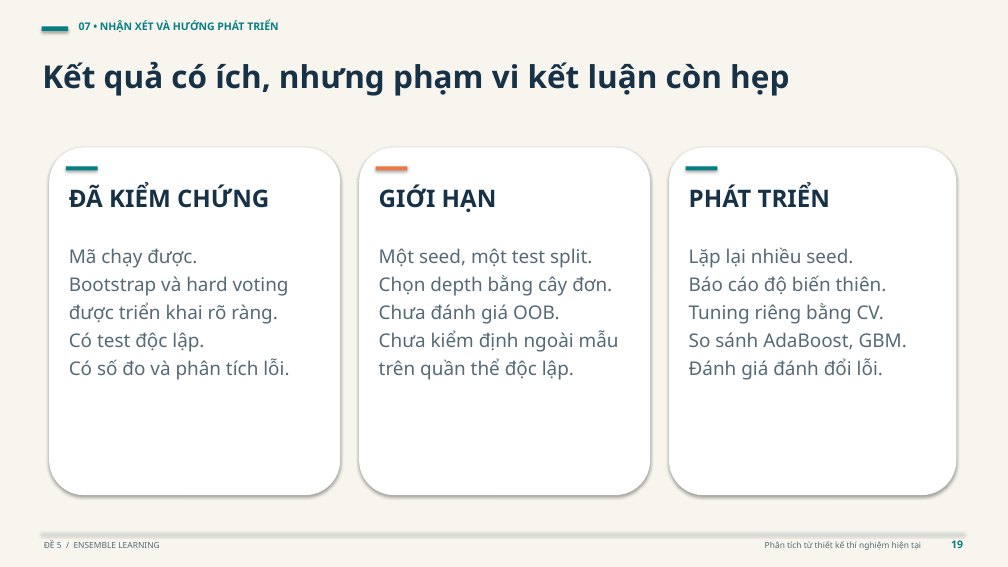
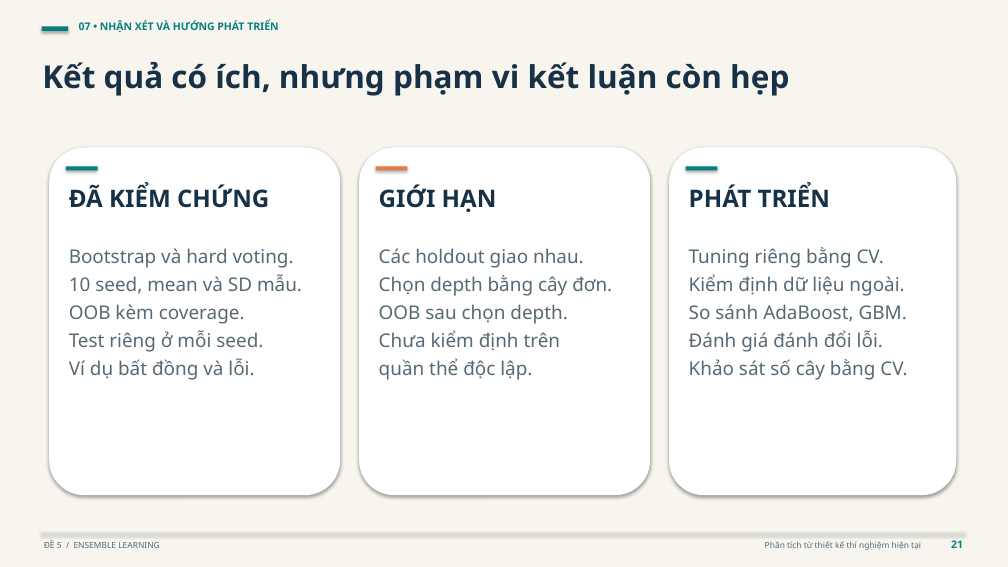
Before and after one commit to Huyngaongow/hocmaygk, a slide deck: slide 21 of De_5_Ensemble_Learning.pptx (slide 19 before the commit). Drawn at 1008x567 pixels with LibreOffice and Linux fonts; fonts in the diff are those of the drawing. Boxes give left, top, right and bottom in pixels: in the first picture for what was removed or moved away, otherwise in the second. Text is boxed around its words. In the diff, an @@ line names an element or a change of style, - is before the commit and + after.

```diff
--- a/De_5_Ensemble_Learning.pptx
+++ b/De_5_Ensemble_Learning.pptx
@@ text at [69,248,302,380]: text changed @@
-Mã chạy được.
-Bootstrap và hard voting
-được triển khai rõ ràng.
-Có test độc lập.
-Có số đo và phân tích lỗi.
+Bootstrap và hard voting.
+10 seed, mean và SD mẫu.
+OOB kèm coverage.
+Test riêng ở mỗi seed.
+Ví dụ bất đồng và lỗi.
@@ text at [379,248,584,268]: text changed @@
-Một seed, một test split.
+Các holdout giao nhau.
@@ text at [689,247,887,294]: paragraphs removed @@
-Lặp lại nhiều seed.
-Báo cáo độ biến thiên.
@@ text at [689,274,904,296]: paragraph added @@
+Kiểm định dữ liệu ngoài.
@@ text at [379,304,567,380]: text changed @@
-Chưa đánh giá OOB.
-Chưa kiểm định ngoài mẫu
-trên quần thể độc lập.
+OOB sau chọn depth.
+Chưa kiểm định trên
+quần thể độc lập.
@@ text at [689,359,907,380]: paragraph added @@
+Khảo sát số cây bằng CV.
@@ text at [951,540,963,548]: text changed @@
-19
+21
```
Also in this commit, not shown: 11 other slides changed, 2 slides added, 9 other files.
